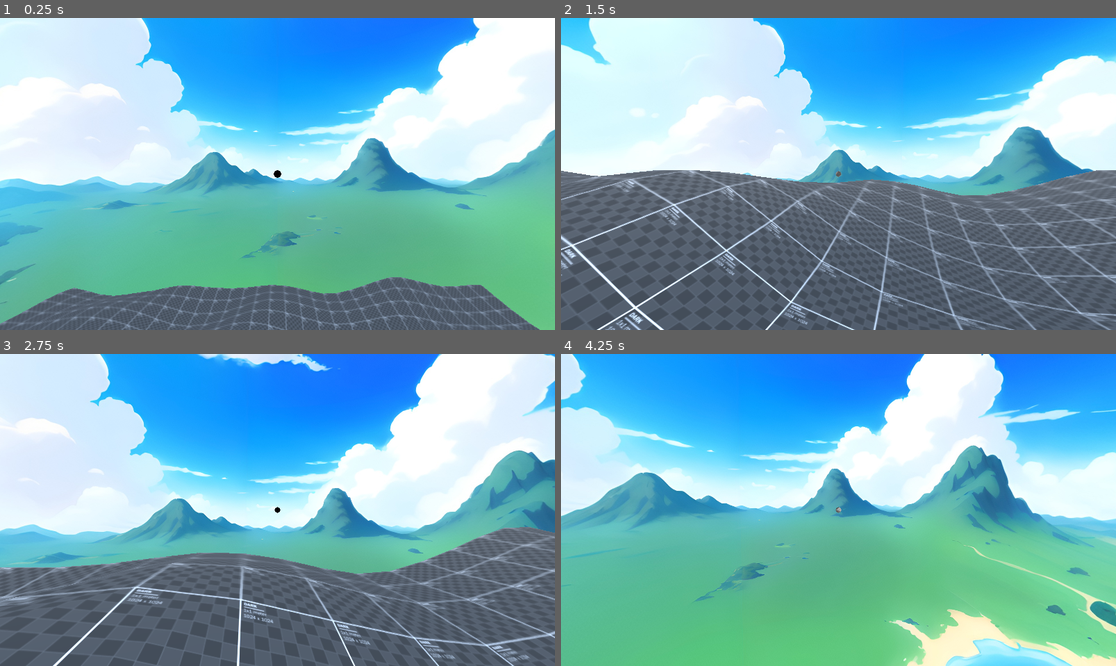
Above: before the commit, frames 1-4 (two rows, left to right).
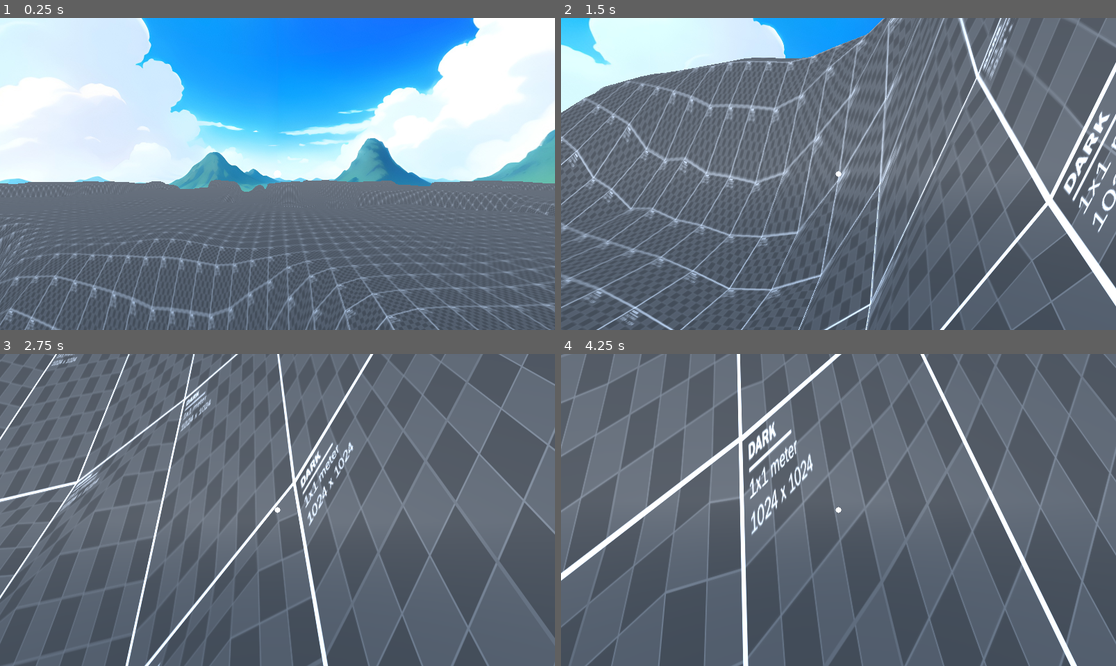
Above: after the commit, the same moments.

Repository: dairycultist/New-Hand-in-Mootown
Game: Godot game, scene res://world.tscn
Same seed, same stepped clock (60 frames per second), same inputs: the game is played once before the commit and once after it.
Inputs (mouse positions are in pixels of both pictures, inside the frame that each line leads up to):
- Up to frame 1 (0.25 s): no input
- Up to frame 2 (1.5 s): tap Enter (ui_accept) at 0.5, 0.77 s; move the mouse to (866, 174) at 0.52 s; hold E (interact) 0.53-1.28 s; hold W (walk_up) from 0.53 s (still down); move the mouse to (810, 174) at 1.27 s; tap E (interact) at 1.35 s
- Up to frame 3 (2.75 s): keep holding W (walk_up); tap Enter (ui_accept) at 1.52 s; move the mouse to (288, 503) at 2.02 s; hold E (interact) from 2.03 s (still down)
- Up to frame 4 (4.25 s): keep holding W (walk_up); move the mouse to (832, 516) at 2.77 s; release E (interact) at 2.78 s; tap E (interact) at 2.85 s; tap Enter (ui_accept) at 3.02, 3.77 s; move the mouse to (877, 513) at 3.52 s; hold E (interact) from 3.53 s (still down)

The runs differ from the first frame. In frame 1, 38% of the frame differs, in the area x 0-100%, y 48-100%; in frame 2, 54%; in frame 3, 71%; in frame 4, 100%, in the area x 0-100%, y 0-100%.

Commit message:
Improve terrain function

Diff:
--- a/terrain.gd
+++ b/terrain.gd
@@ -1,7 +1,8 @@
 extends StaticBody3D
 
 @export var SIZE := 128
-@export var TEX : NoiseTexture2D
+@export var TEX_REGION : NoiseTexture2D
+@export var TEX_DETAIL : NoiseTexture2D
 @export var MAT : Material
 
 # https://docs.godotengine.org/en/stable/tutorials/3d/procedural_geometry/arraymesh.html#doc-arraymesh
@@ -19,13 +20,28 @@
 	var normals = PackedVector3Array()
 	var indices = PackedInt32Array()
 
-	await TEX.changed
-	var image := TEX.get_image()
+	await TEX_REGION.changed
+	await TEX_DETAIL.changed
+	var region := TEX_REGION.get_image()
+	var detail := TEX_DETAIL.get_image()
 
 	for z in SIZE:
 		for x in SIZE:
 
-			var height := image.get_pixel(x, z).r * 4
+			var height : float
+
+			var v = region.get_pixel(x, z).r
+
+			# TODO falloff V to 0 when close to edge of map
+
+			var a = 1 + pow(2, 100 * v - 30)
+			var b = 1 + pow(2, 55 - 100 * v)
+
+			height = (0.5 * a - b) / (a * b) + 0.5
+
+			height *= 16
+
+			height += detail.get_pixel(x, z).r
 
 			verts.append(Vector3(x, height, z))
 			normals.append(Vector3(0, 1, 0))
--- a/world.tscn
+++ b/world.tscn
@@ -13,11 +13,19 @@
 
 [sub_resource type="FastNoiseLite" id="FastNoiseLite_ioo17"]
 noise_type = 3
-frequency = 0.0927
+frequency = 0.0245
 fractal_octaves = 2
 
 [sub_resource type="NoiseTexture2D" id="NoiseTexture2D_wse8f"]
 noise = SubResource("FastNoiseLite_ioo17")
+
+[sub_resource type="FastNoiseLite" id="FastNoiseLite_gbfbk"]
+noise_type = 0
+frequency = 0.055
+fractal_octaves = 2
+
+[sub_resource type="NoiseTexture2D" id="NoiseTexture2D_ioo17"]
+noise = SubResource("FastNoiseLite_gbfbk")
 
 [sub_resource type="ShaderMaterial" id="ShaderMaterial_036b0"]
 shader = ExtResource("4_aqk2v")
@@ -51,7 +59,7 @@
 [node name="World" type="Node3D"]
 
 [node name="Player" type="CharacterBody3D" parent="." node_paths=PackedStringArray("crosshair", "hold_anchor", "camera")]
-transform = Transform3D(1, 0, 0, 0, 1, 0, 0, 0, 1, 0, 10, 0)
+transform = Transform3D(1, 0, 0, 0, 1, 0, 0, 0, 1, 0, 20, 0)
 script = ExtResource("1_fj7yv")
 crosshair = NodePath("../Crosshair/Panel")
 hold_anchor = NodePath("Camera3D/Hold Anchor")
@@ -69,19 +77,20 @@
 
 [node name="Terrain" type="StaticBody3D" parent="."]
 script = ExtResource("2_gbfbk")
-SIZE = 32
-TEX = SubResource("NoiseTexture2D_wse8f")
+SIZE = 256
+TEX_REGION = SubResource("NoiseTexture2D_wse8f")
+TEX_DETAIL = SubResource("NoiseTexture2D_ioo17")
 MAT = ExtResource("3_gbfbk")
 
 [node name="Sun" type="DirectionalLight3D" parent="."]
 transform = Transform3D(1, 0, 0, 0, 0.707107, 0.707107, 0, -0.707107, 0.707107, 0, 0, 0)
 
 [node name="DebugSpawner" type="Node3D" parent="."]
-transform = Transform3D(1, 0, 0, 0, 1, 0, 0, 0, 1, 5, 5, 0)
+transform = Transform3D(1, 0, 0, 0, 1, 0, 0, 0, 1, 5, 20, 0)
 script = ExtResource("3_tlwt5")
 
 [node name="DebugSpawner2" type="Node3D" parent="."]
-transform = Transform3D(1, 0, 0, 0, 1, 0, 0, 0, 1, -6, 5, 5)
+transform = Transform3D(1, 0, 0, 0, 1, 0, 0, 0, 1, -6, 20, 5)
 script = ExtResource("3_tlwt5")
 tscn_path = "res://rigidbodies/debris.tscn"
 spacing = 5
@@ -110,7 +119,5 @@
 environment = SubResource("Environment_gbfbk")
 
 [node name="Water" type="MeshInstance3D" parent="."]
-transform = Transform3D(1, 0, 0, 0, 1, 0, 0, 0, 1, 0, -2, 0)
-visible = false
 mesh = SubResource("QuadMesh_ioo17")
 surface_material_override/0 = SubResource("ShaderMaterial_wse8f")
Not shown: 1 places in world.tscn that only renumber resources
